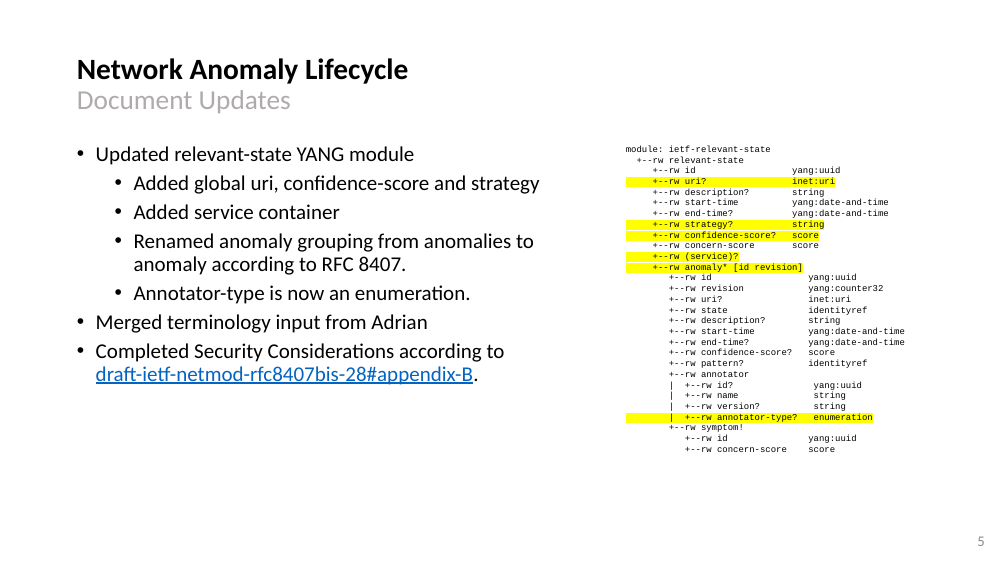
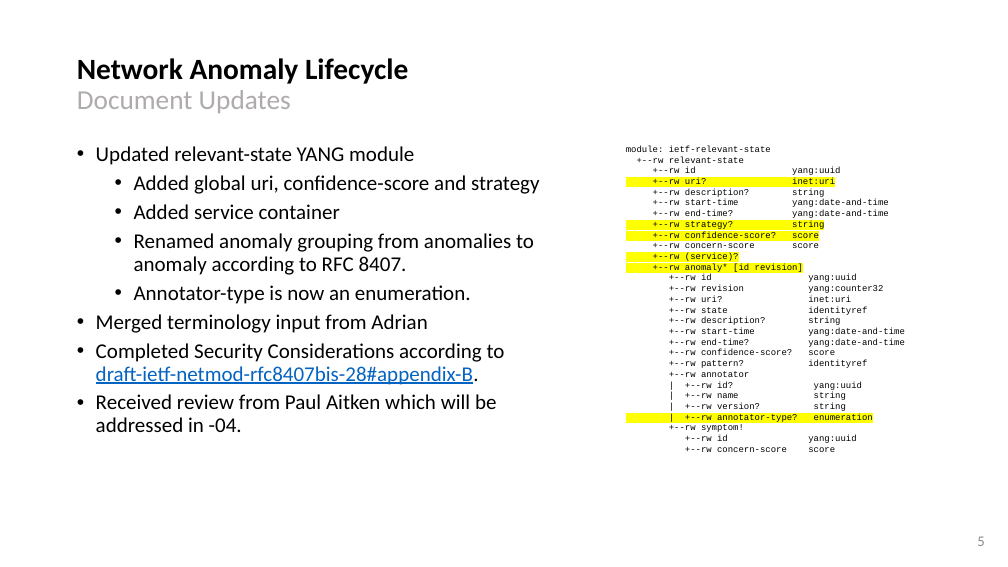
Before and after one commit to network-analytics/ietf-network-analytics-document-status, a slide deck: slide 5 of 123/NMOP/draft-ietf-nmop-network-anomaly-architecture-semantics-lifecycle.pptx. Drawn at 1008x567 pixels with LibreOffice and Linux fonts; fonts in the diff are those of the drawing. Boxes give left, top, right and bottom in pixels: in the first picture for what was removed or moved away, otherwise in the second. Text is boxed around its words. In the diff, an @@ line names an element or a change of style, - is before the commit and + after.

Commit message:
reviewers added

```diff
--- a/123/NMOP/draft-ietf-nmop-network-anomaly-architecture-semantics-lifecycle.pptx
+++ b/123/NMOP/draft-ietf-nmop-network-anomaly-architecture-semantics-lifecycle.pptx
@@ text at box(96, 394, 496, 432): paragraph added @@
+• Received review from Paul Aitken which will be addressed in -04.
```
Also in this commit, not shown: 1 other slide changed, 1 other file.
